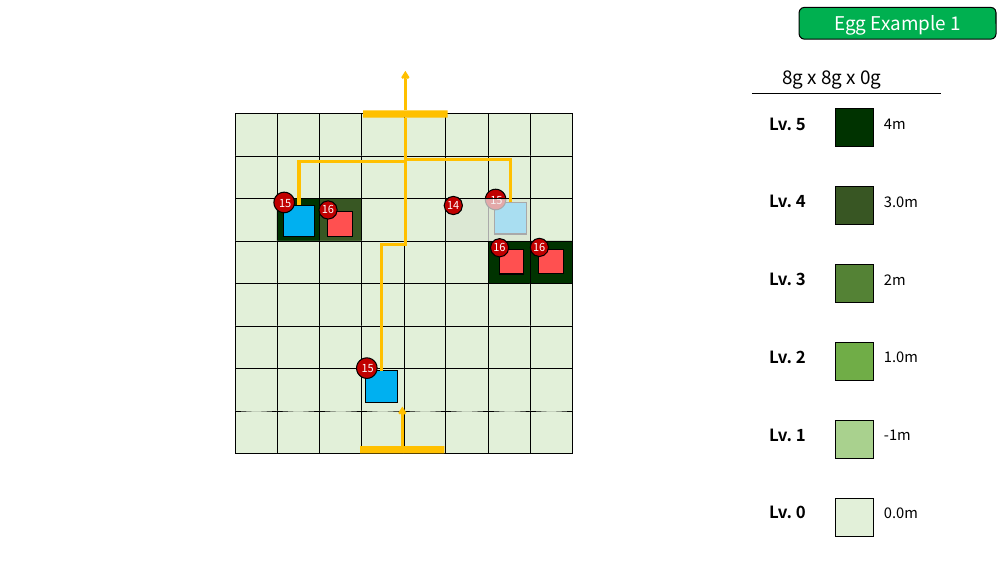
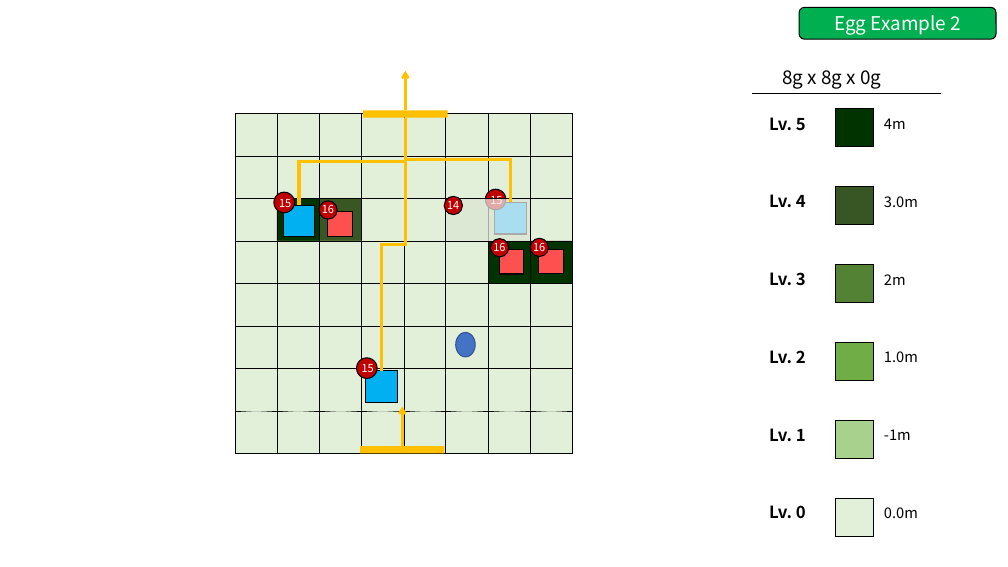
Before and after one commit to GGMGangsterHamster/GangsterHamster, a slide deck: slide 20 of Documents/Gravito_Stage.pptx (slide 19 before the commit). Drawn at 1008x567 pixels with LibreOffice and Linux fonts; fonts in the diff are those of the drawing. Boxes give left, top, right and bottom in pixels: in the first picture for what was removed or moved away, otherwise in the second. Text is boxed around its words. In the diff, an @@ line names an element or a change of style, - is before the commit and + after.

```diff
--- a/Documents/Gravito_Stage.pptx
+++ b/Documents/Gravito_Stage.pptx
@@ text in rounded rectangle at [834,15,960,35]: text changed @@
-Egg Example 1
+Egg Example 2
@@ ellipse added at [456,333,476,357], fill #4472C4, outline #325491 1 pt @@
```
Also in this commit, not shown: 1 other slide changed, 1 slide added, 2 other files.
